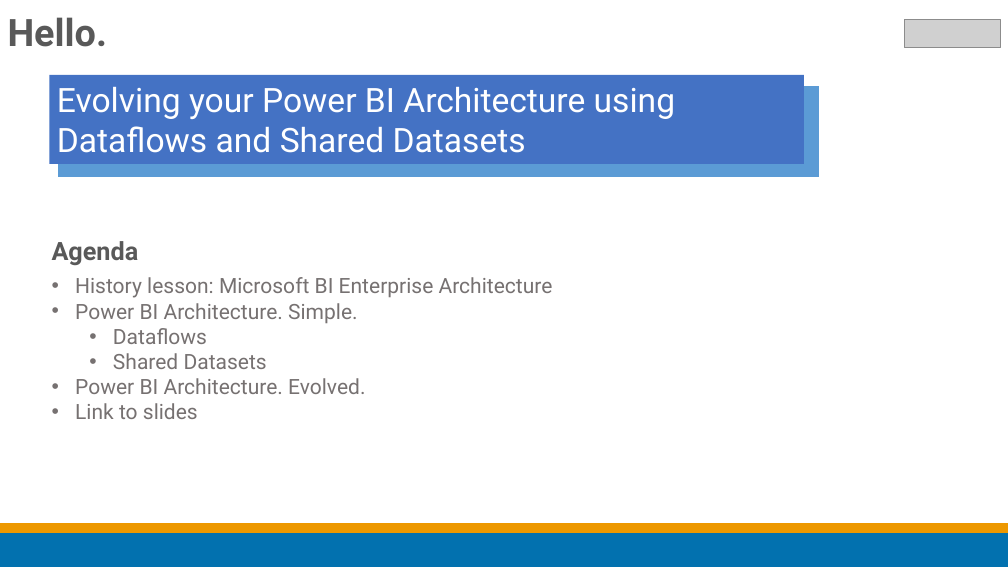
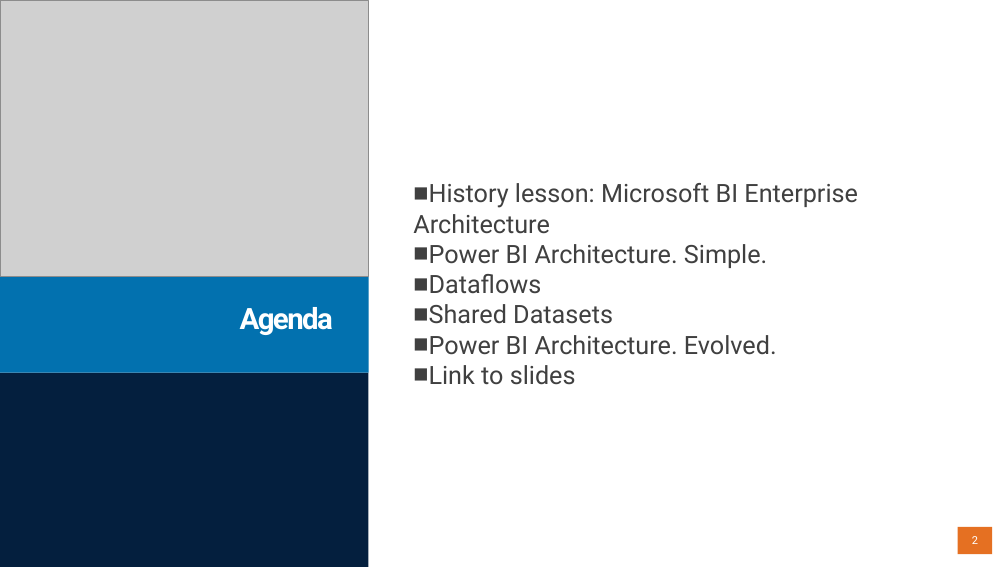
Before and after one commit to datalineo/sessions, a slide deck: slide 2 of Evolve Power BI Architecture/Evolving your Power BI Architecture using Dataflows and Shared Datasets.pptx (slide 1 before the commit). Drawn at 1008x567 pixels with LibreOffice and Linux fonts; fonts in the diff are those of the drawing; grey boxes stand for pictures; background and template pictures are left out. Boxes give left, top, right and bottom in pixels: in the first picture for what was removed or moved away, otherwise in the second. Text is boxed around its words. In the diff, an @@ line names an element or a change of style, - is before the commit and + after.

```diff
--- a/Evolve Power BI Architecture/Evolving your Power BI Architecture using Dataflows and Shared Datasets.pptx
+++ b/Evolve Power BI Architecture/Evolving your Power BI Architecture using Dataflows and Shared Datasets.pptx
@@ picture added at [0,0,368,276] @@
@@ title removed at [8,17,107,47] @@
-Hello.
@@ rectangle added at [368,0,1008,567], fill #FFFFFF at 23% opacity @@
@@ picture removed at [904,20,1001,48] @@
@@ rectangle removed at [49,75,804,164] @@
-Evolving your Power BI Architecture using Dataflows and Shared Datasets
@@ rectangle removed at [59,87,819,177] @@
@@ text "History lesson: Microsoft BI Enterprise ...": place and size @@
-text "History lesson: Microsoft BI Enterprise ..." at [75,277,553,419]
+text "History lesson: Microsoft BI Enterprise ..." at [413,183,858,385]
@@ text "History lesson: Microsoft BI Enterprise ..." at [413,183,858,385]: size 20 to 24 pt, text colour #767171 to #404040; bullet • to ■; list level 2 to 1 in "Dataflows"; list level 2 to 1 in "Shared Datasets"; vertical alignment top to middle @@
@@ title "Agenda": place and size @@
-title "Agenda" at [52,241,139,265]
+title "Agenda" at [0,276,369,373]
@@ title "Agenda" at [0,276,369,373]: size 24 to 28 pt, text colour #595959 to #FFFFFF, letter spacing 0 to -1.5 pt; alignment left to right; line spacing 1 to 0.9; vertical alignment top to middle; fill none to #0271AF @@
@@ rectangle added at [0,373,368,567], fill #041F3E @@
@@ rectangle removed at [0,532,1008,567] @@
@@ rectangle removed at [0,523,1008,532] @@
@@ page number added at [958,527,993,554], fill #E57022, 10.5 pt, text #FFFFFF @@
+2
```
Also in this commit, not shown: 7 other slides changed, 4 slides added, 4 slides removed, 5 other files.
